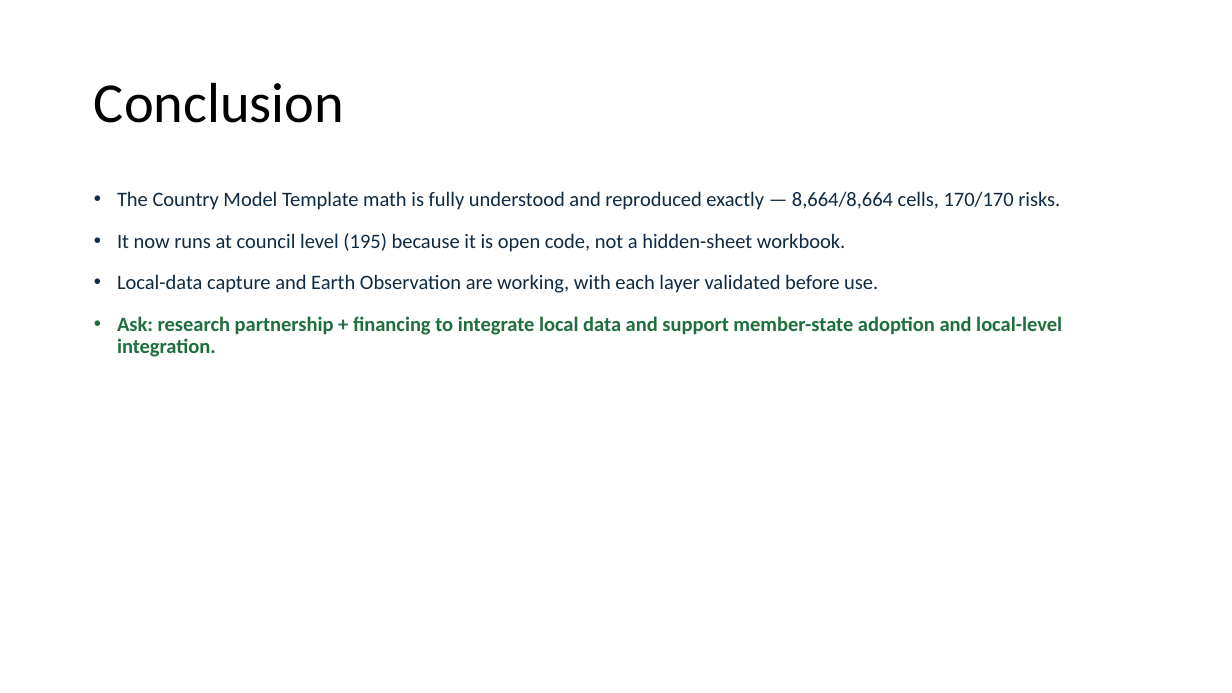
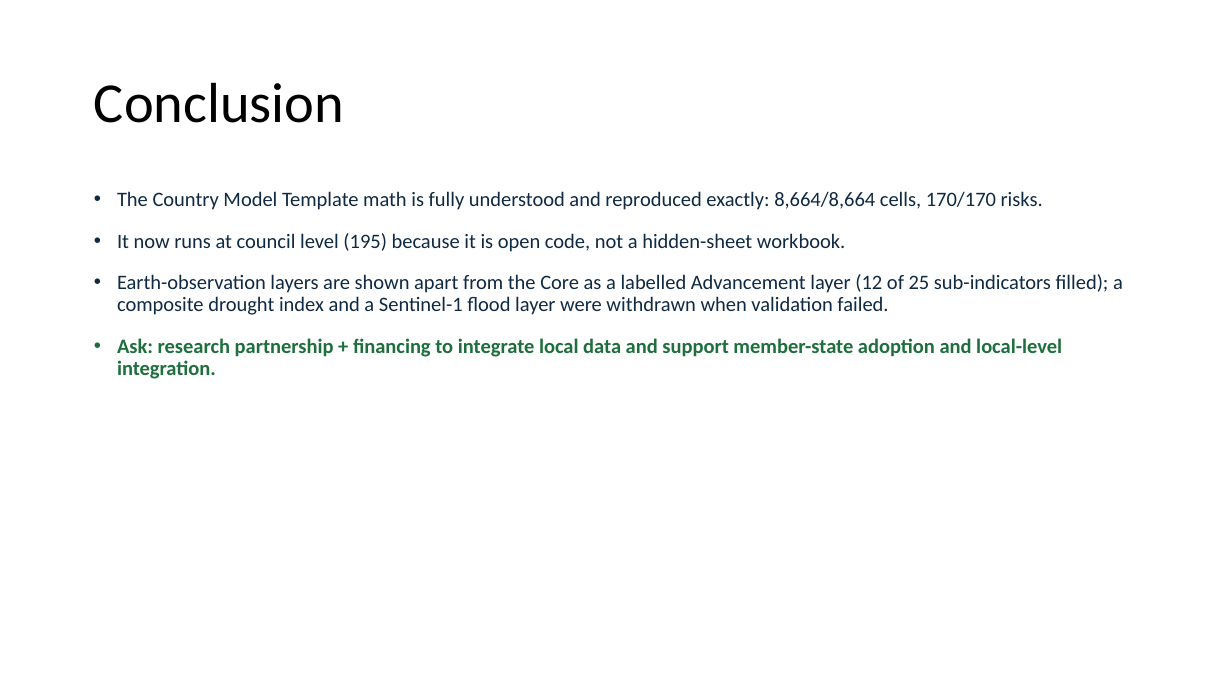
Before and after one commit to masuby/model, a slide deck: slide 11 of docs/INFORM_Tanzania_SADC_format.pptx. Drawn at 1232x693 pixels with LibreOffice and Linux fonts; fonts in the diff are those of the drawing; background and template pictures are left out. Boxes give left, top, right and bottom in pixels: in the first picture for what was removed or moved away, otherwise in the second. Text is boxed around its words. In the diff, an @@ line names an element or a change of style, - is before the commit and + after.

```diff
--- a/docs/INFORM_Tanzania_SADC_format.pptx
+++ b/docs/INFORM_Tanzania_SADC_format.pptx
@@ text at (117,191,1043,210): text changed @@
-• The Country Model Template math is fully understood and reproduced exactly — 8,664/8,664 cells, 170/170 risks.
+• The Country Model Template math is fully understood and reproduced exactly: 8,664/8,664 cells, 170/170 risks.
@@ text at (117,274,1123,315): text changed @@
-• Local-data capture and Earth Observation are working, with each layer validated before use.
+• Earth-observation layers are shown apart from the Core as a labelled Advancement layer (12 of 25 sub-indicators filled); a composite drought index and a Sentinel-1 flood layer were withdrawn when validation failed.
```
Also in this commit, not shown: 10 other slides changed, 55 other files.
